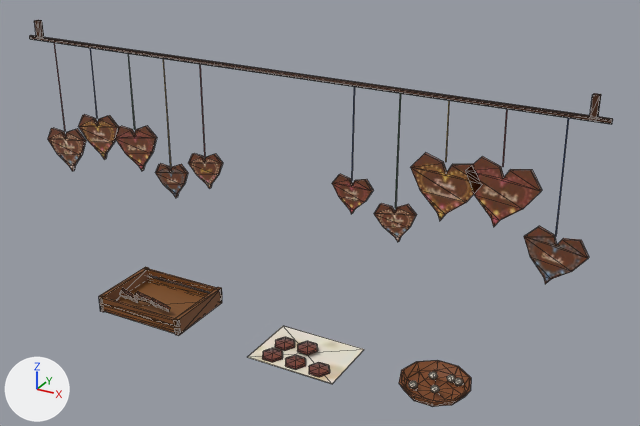
Before and after pictures for a commit that changed the glTF model site/public/models/prop_deco_lebkuchen.lite.glb.
Both versions are drawn from a 50 mm camera at (1.53, -2.49, 1.84) aimed at (0.12, 0.08, 0.56). Every picture has the same lights, and +X, +Y and +Z are marked at lower left. The older version comes first. Mesh edges are drawn as thin lines. Where no turn or scale is listed for an object, it has been applied to the vertices. Vertices at exactly the same position are counted once.

Before the edit, the objects in view are built like this:
```python
me_prop_deco_lebkuchen_static = bpy.data.meshes.new('prop_deco_lebkuchen_static')
me_prop_deco_lebkuchen_static.from_pydata(...)  # 768 vertices, 1310 faces; spans x -1.1..1.1, y -0.15..0.15, z -0.58..0.58
# faces by material slot: [558, 752]
me_prop_deco_lebkuchen_static.materials.append(mat_vendor_atlas)
me_prop_deco_lebkuchen_static.materials.append(mat_vendor_glaze)
ob_prop_deco_lebkuchen_static = bpy.data.objects.new('prop_deco_lebkuchen_static', me_prop_deco_lebkuchen_static)
ob_prop_deco_lebkuchen_static.location = (0.0, 0.02, 0.575)
```
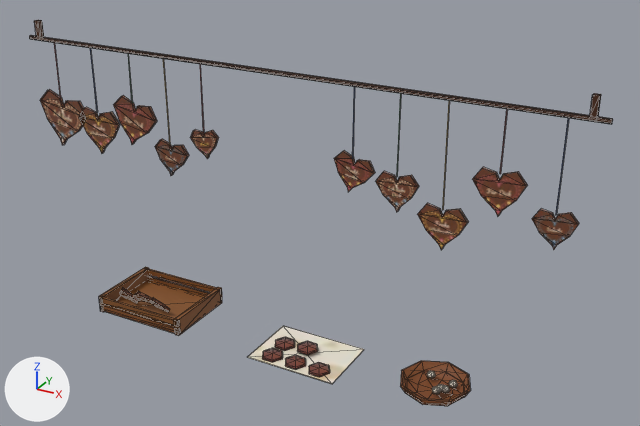
Location of each change, (x1, y1, x2, y2) in pixels of the pictures (640 x 426 px; the box of a moved part takes in the faces that stretch with it):
'prop_deco_lebkuchen_static', reshaped: before (29, 20, 613, 407); after (29, 20, 613, 406)
part 1 of me_prop_deco_lebkuchen_static, moved or reshaped: before (466, 156, 542, 227); after (40, 89, 85, 145)
part 2 of me_prop_deco_lebkuchen_static, moved or reshaped: before (48, 128, 86, 171); after (113, 95, 157, 145)
part 3 of me_prop_deco_lebkuchen_static, moved or reshaped: before (410, 153, 482, 221); after (155, 139, 189, 176)
part 4 of me_prop_deco_lebkuchen_static, moved or reshaped: before (188, 153, 223, 189); after (190, 130, 219, 159)
part 5 of me_prop_deco_lebkuchen_static, moved or reshaped: before (374, 203, 417, 242); after (376, 171, 419, 212)
part 6 of me_prop_deco_lebkuchen_static, moved or reshaped: before (155, 163, 188, 198); after (418, 203, 469, 250)
part 7 of me_prop_deco_lebkuchen_static, added (brown): after (472, 167, 527, 216)
part 8 of me_prop_deco_lebkuchen_static, added: after (442, 385, 450, 393)
part 9 of me_prop_deco_lebkuchen_static, deleted: before (409, 381, 417, 389)
part 10 of me_prop_deco_lebkuchen_static, moved or reshaped: before (399, 360, 471, 407); after (400, 361, 470, 406)
part 11 of me_prop_deco_lebkuchen_static, moved or reshaped: before (332, 87, 589, 284); after (334, 87, 579, 249)
part 12 of me_prop_deco_lebkuchen_static, moved or reshaped: before (54, 43, 205, 171); after (54, 43, 204, 153)
part 13 of me_prop_deco_lebkuchen_static, moved or reshaped: (134, 291, 163, 304) in both

The edits, one by one:
me_prop_deco_lebkuchen_static is used by ob_prop_deco_lebkuchen_static; location (0.0, 0.02, 0.575).
me_prop_deco_lebkuchen_static had 768 vertices, 1310 faces and spanned x -1.1..1.1, y -0.15..0.15, z -0.58..0.58.
me_prop_deco_lebkuchen_static now has 726 vertices, 1252 faces and spans x -1.1..1.1, y -0.15..0.15, z -0.58..0.58.
me_prop_deco_lebkuchen_static part 1: the loose piece of 24 vertices spanning x 0.69..0.93, y -0.05..-0.04, z 0.11..0.33 is moved by (-1.79, 0.0, -0.04).
me_prop_deco_lebkuchen_static part 2: the loose piece of 24 vertices spanning x -1.08..-0.88, y -0.05..-0.04, z -0.03..0.16 is turned 18.3 degrees about the y axis through its middle, then moved by (0.35, 0.0, 0.17).
me_prop_deco_lebkuchen_static part 3: the loose piece of 24 vertices spanning x 0.5..0.74, y -0.05..-0.04, z 0.1..0.31 is scaled about its middle by (0.625, 1, 0.625), then moved by (-1.08, 0.0, -0.09).
me_prop_deco_lebkuchen_static part 4: the loose piece of 24 vertices spanning x -0.38..-0.23, y -0.05..-0.04, z 0.03..0.17 is scaled about its middle by (0.8, 1, 0.8), then moved by (0.0, 0.0, 0.1).
me_prop_deco_lebkuchen_static part 5: the loose piece of 24 vertices spanning x 0.38..0.53, y -0.05..-0.04, z -0.01..0.13 is moved by (0.0, 0.0, 0.11).
me_prop_deco_lebkuchen_static part 6: the loose piece of 24 vertices spanning x -0.54..-0.39, y -0.05..-0.04, z -0.04..0.1 is turned 7.1 degrees about the y axis through its middle and scaled by 1.13, then moved by (1.08, 0.0, 0.04).
me_prop_deco_lebkuchen_static part 7: the loose piece of 24 vertices spanning x 0.22..0.37, y -0.05..-0.04, z 0.05..0.19 is copied, and the copy is moved by (0.5, 0.0, 0.11); it spans x 0.71..0.88, y -0.05..-0.04, z 0.15..0.31.
me_prop_deco_lebkuchen_static part 8: a new loose piece of 22 vertices spanning x 0.65..0.68, y -0.05..-0.02, z -0.55..-0.52, in mat_vendor_atlas.
me_prop_deco_lebkuchen_static part 9: the loose piece of 22 vertices spanning x 0.54..0.57, y -0.07..-0.04, z -0.55..-0.53 is deleted.
me_prop_deco_lebkuchen_static part 10: 42 vertices moved from x 0.51..0.73, y -0.14..0.1, z -0.58..-0.52 to x 0.53..0.71, y -0.15..0.11, z -0.58..-0.52; 91 vertices removed from x 0.51..0.73, y -0.14..0.1, z -0.58..-0.52; 69 vertices added at x 0.53..0.71, y -0.11..0.07, z -0.58..-0.52.
me_prop_deco_lebkuchen_static part 11: 26 vertices moved from x 0.22..1.0, y -0.05..-0.04, z 0.11..0.5 to x 0.23..0.98, y -0.05..-0.04, z 0.1..0.29; 45 vertices removed from x 0.22..1.09, y -0.05..-0.04, z -0.04..0.32; 35 vertices added at x 0.23..1.05, y -0.05..-0.04, z 0.08..0.27.
me_prop_deco_lebkuchen_static part 12: 20 vertices moved from x -0.98..-0.3, y -0.05..-0.04, z 0.08..0.5 to x -0.98..-0.3, y -0.05..-0.04, z 0.08..0.31; 50 vertices removed from x -0.98..-0.3, y -0.05..-0.04, z 0.04..0.24; 16 vertices added at x -0.9..-0.73, y -0.05..-0.04, z 0.1..0.26.
me_prop_deco_lebkuchen_static part 13: 5 vertices moved within x -0.69..-0.56, y -0.1..-0.06, z -0.52..-0.47; 7 vertices removed from x -0.69..-0.56, y -0.1..-0.04, z -0.54..-0.48; 7 vertices added at x -0.69..-0.56, y -0.09..-0.04, z -0.54..-0.47.
